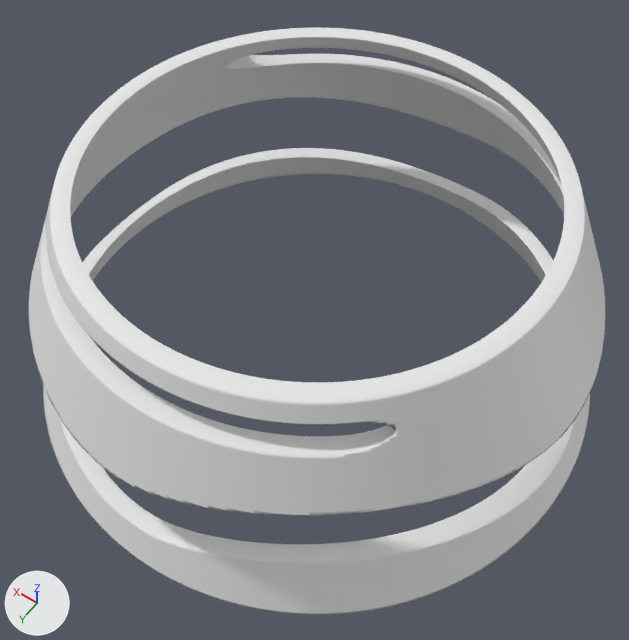
Two versions of the glTF model web/public/models/comedouro-pet/5cm.glb, one commit apart.
Camera for both pictures: a 50 mm lens placed at (-0.1033, 0.1458, 0.2574), pointed at (-0.006, 0.0097, 0.0435). Every picture has the same lights, and +X, +Y and +Z are marked at lower left. The first picture is the older version. Where no turn or scale is listed for an object, it has been applied to the vertices.

In view in the first picture: 'base_mesh', 'bowl_mesh'.
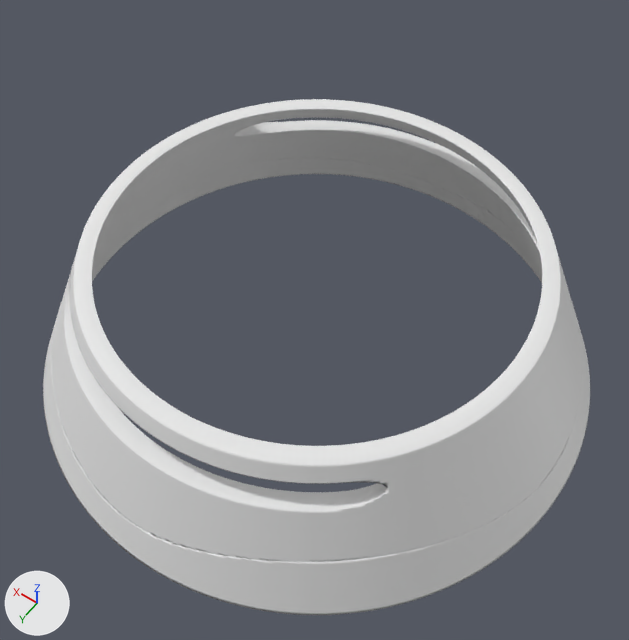
Where the change shows, as pixel boxes [x1, y1, x2, y2] in the pictures (629 x 640 px):
'base_mesh', moved: before [29, 27, 605, 516]; after [52, 99, 582, 562]

The change, as a list of edits to the scene's bpy script:
```text
Change ob_base_mesh:
    ob_base_mesh.location: (0.0004, 0.0, 0.0714) -> (0.0004, 0.0, 0.0427)
```
